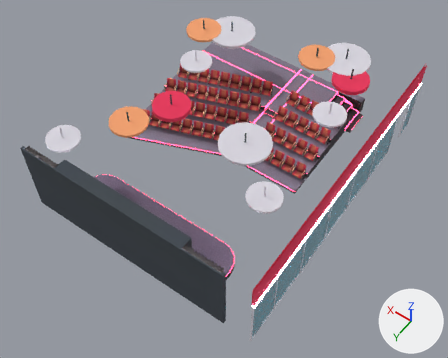
Before and after pictures for a commit that changed the glTF model CommunityVenue/models/Building/TeachingCommunityInteriorTeachingRoom02.glb.
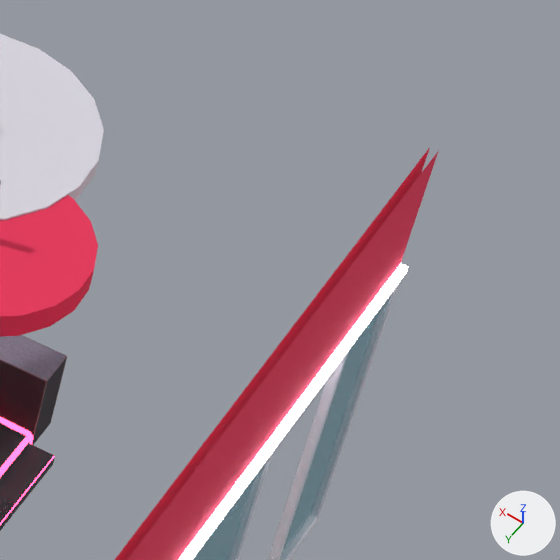
The first picture shows the older version from a 50 mm camera at (23.8, 33.0, 43.9) aimed at (37.4, 14.0, 14.0). The close-ups show both versions on the part from 79% to 100% of the width and 11% to 37% of the height of that picture; other places that the commit changed are outside them. Every picture has the same lights, and +X, +Y and +Z are marked at lower right. Objects named as collision shapes, trigger or cutter boxes, shadow casters or lower levels of detail are left out. Where no turn or scale is listed for an object, it has been applied to the vertices.

Objects in the first close-up: 'TCV_ExampleTeachingRoomChairsStage1.001', 'TCV_TeachingRoomGlass.001', 'TCV_TeachingRoomRoofDetail.001', 'TCV_TeachingRoomWindowFrames.001'.
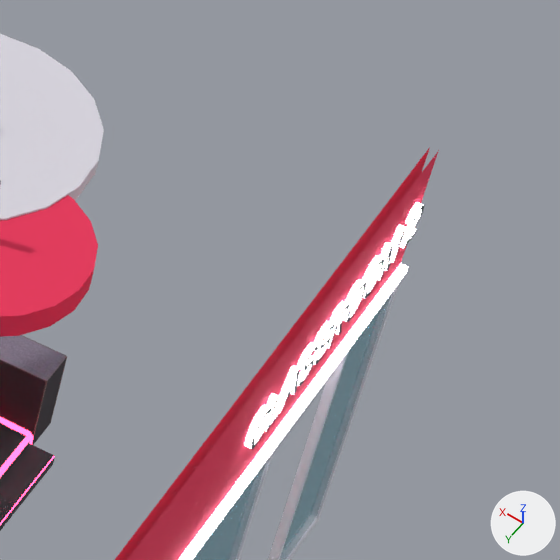
Where the change shows, as pixel boxes (x1, y1, x2, y2) in the close-ups (560 x 560 px):
```json
{"object": "ClassRoom2Sign", "change": "added", "after": [245, 202, 424, 449], "faces in mat_tcv_neon_mat": [245, 202, 423, 448], "faces in mat_tcv_colour_mat": [251, 205, 424, 449]}
```

Scene script edits in JSON lines:
```json
{"op": "add", "block": "me_mesh_486", "code": ["me_mesh_486 = bpy.data.meshes.new('Mesh.486')", "me_mesh_486.from_pydata(...)  # 1016 vertices, 1512 faces; spans x 30.46..30.53, y 2.45..6.39, z 17.41..17.87", "# faces by material slot: [1016, 496]", "me_mesh_486.materials.append(mat_tcv_neon_mat)", "me_mesh_486.materials.append(mat_tcv_colour_mat)"]}
{"op": "add", "block": "ob_classroom2sign", "code": ["ob_classroom2sign = bpy.data.objects.new('ClassRoom2Sign', me_mesh_486)", "ob_classroom2sign.location = (0.0, 0.0, 0.0)"]}
```
